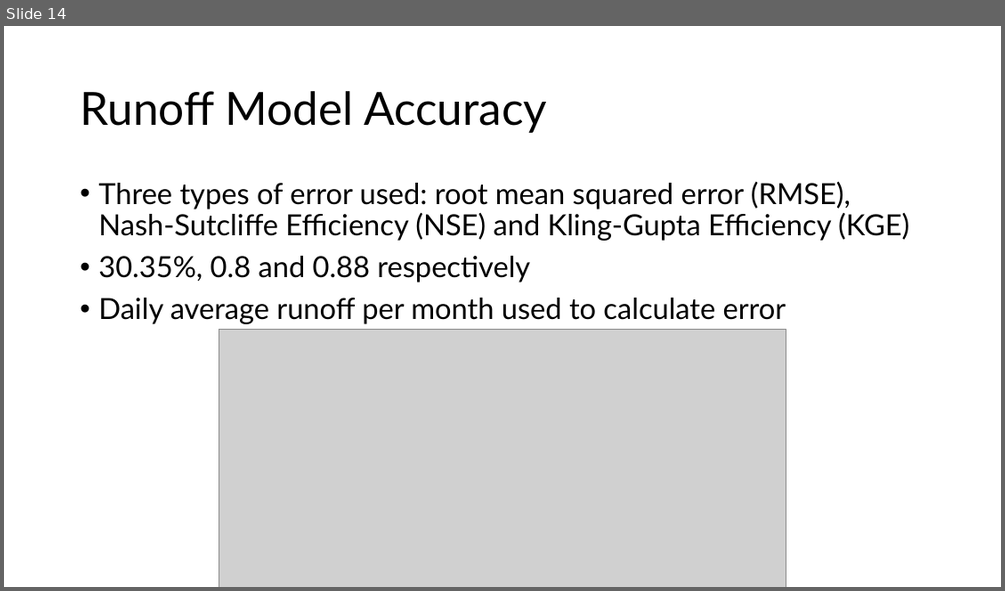
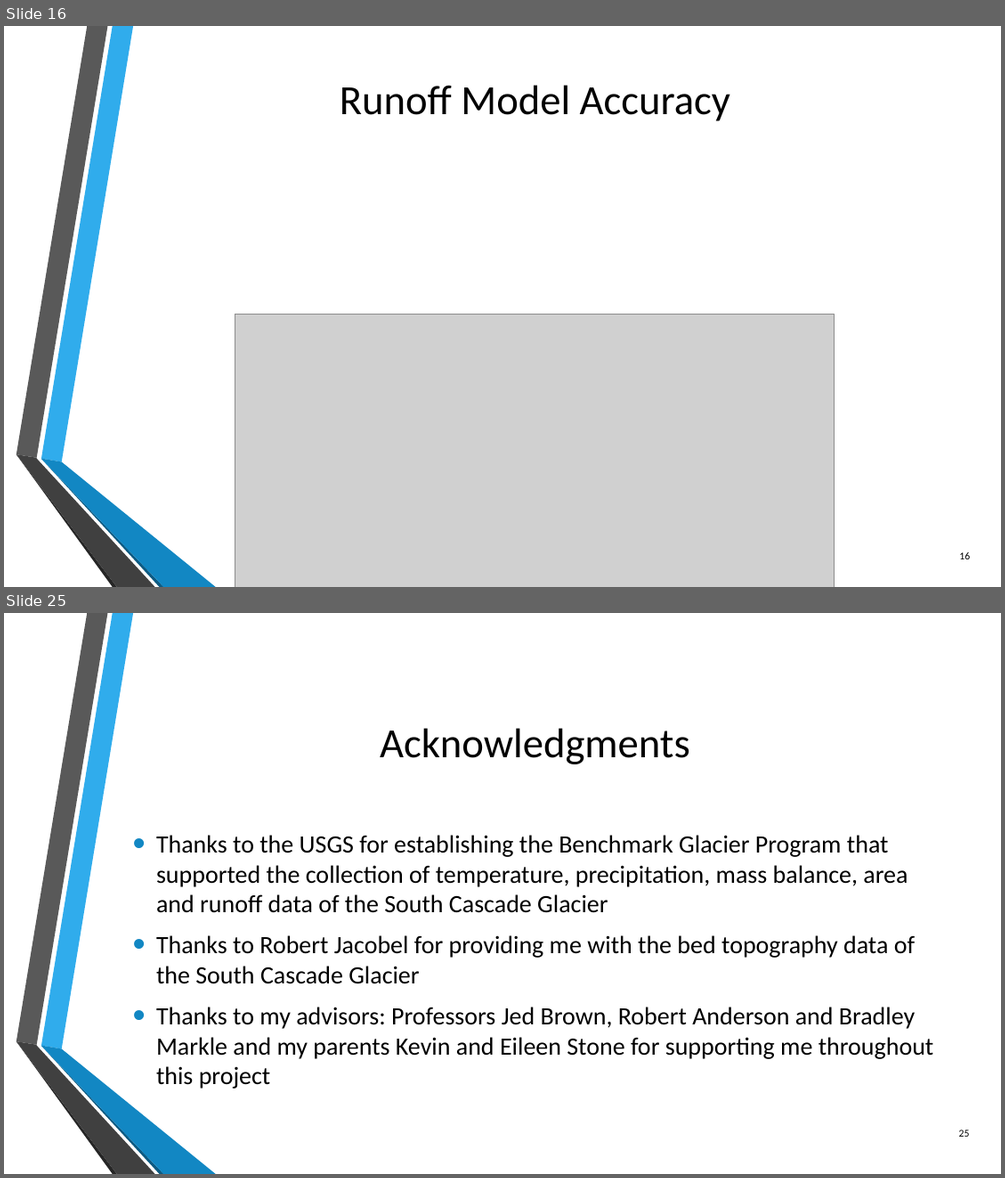
Before and after one commit to kstone3/Senior-Thesis, a slide deck: Thesis/thesis_defense.pptx. Shown one above the other, each under a label of ours: slide 14 before the commit, slides 16 and 25 after it; the slides between them are not shown. The pictures are 1005x591 and 1005x1178 pixels, drawn with LibreOffice and Linux fonts; fonts in the diff are those of the drawing; grey boxes stand for pictures; background and template pictures are left out. Boxes give left, top, right and bottom in pixels: in the first picture for what was removed or moved away, otherwise in the second. Text is boxed around its words. In the diff, an @@ line names an element or a change of style, - is before the commit and + after.

```diff
--- a/Thesis/thesis_defense.pptx
+++ b/Thesis/thesis_defense.pptx
@@ slide 25 added at <box>4,613,1001,1174</box>, background picture (left out); not listed: 6 template elements that a slide beside it also shows @@
@@ title added at <box>380,728,690,764</box>, 40 pt, text #000000 @@
+Acknowledgments
@@ text added at <box>156,835,934,1088</box>, 24 pt, text #000000 @@
+• Thanks to the USGS for establishing the Benchmark Glacier Program that supported the collection of temperature, precipitation, mass balance, area and runoff data of the South Cascade Glacier
+• Thanks to Robert Jacobel for providing me with the bed topography data of the South Cascade Glacier
+• Thanks to my advisors: Professors Jed Brown, Robert Anderson and Bradley Markle and my parents Kevin and Eileen Stone for supporting me throughout this project
@@ page number added at <box>959,1129,970,1136</box>, 10 pt, text #000000 @@
+25
@@ what was slide 14 is now slide 16 @@
@@ slide 16 changed as well @@
@@ title "Runoff Model Accuracy": place and size @@
-title "Runoff Model Accuracy" at <box>80,91,547,133</box>
+title "Runoff Model Accuracy" at <box>340,85,730,121</box>
@@ title "Runoff Model Accuracy" at <box>340,85,730,121</box>: size 44 to 40 pt, font Lato to Calibri; alignment left to centre; line spacing 0.9 to 1 @@
@@ text removed at <box>98,182,909,324</box> @@
-• Three types of error used: root mean squared error (RMSE), Nash-Sutcliffe Efficiency (NSE) and Kling-Gupta Efficiency (KGE)
-• 30.35%, 0.8 and 0.88 respectively
-• Daily average runoff per month used to calculate error
@@ picture: place and size @@
-picture at <box>219,329,786,587</box>
+picture at <box>235,314,834,587</box>
@@ group added at <box>16,26,216,587</box>: 6 freeform shapes @@
@@ page number added at <box>959,552,970,559</box>, 10 pt, text #000000 @@
+16
```
Also in this commit, not shown: 12 other slides changed, 13 other slides added, 4 slides removed, 16 other files.
